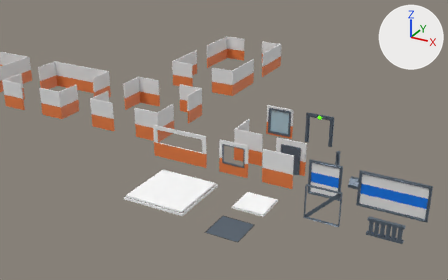
What one commit did to the glTF model assets/glTF/level_assets.glb.
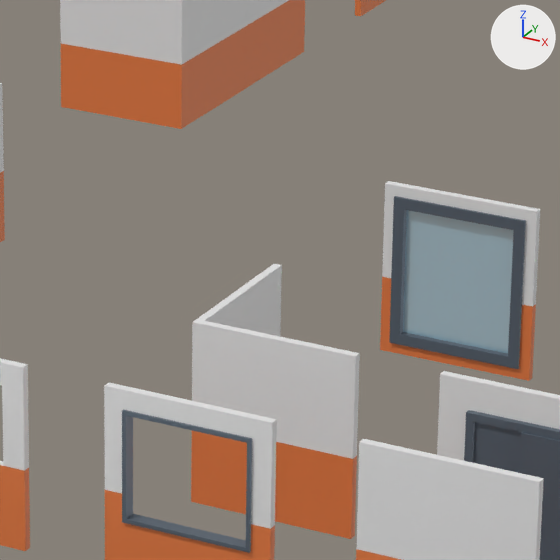
Each version is shown from a 50 mm camera at (13.39, -28.02, 17.57) aimed at (-6.82, 8.74, -0.81), then close up on the part from 45% to 66% of the width and 26% to 61% of the height. The axes (+X, +Y, +Z) are drawn at upper right. The lights are the same throughout. Where no turn or scale is listed for an object, it has been applied to the vertices.

Before the edit, the objects in view are built like this:
```python
me_cube_007 = bpy.data.meshes.new('Cube.007')
me_cube_007.from_pydata(...)  # 52 vertices, 100 faces; spans x -0.58..0.54, y -0.15..0.14, z -0.87..0.89
me_cube_007.materials.append(mat_metallic)  # blue #66727f
me_plane_001 = bpy.data.meshes.new('Plane.001')
me_plane_001.from_pydata(...)  # 48 vertices, 88 faces; spans x -1.0..1.0, y -0.07..0.17, z -1.2..1.0
# faces by material slot: [40, 20, 28]
me_plane_001.materials.append(mat_white)  # white #e7e7e7
me_plane_001.materials.append(mat_blue)  # orange #e77c41
me_plane_001.materials.append(mat_metallic)  # blue #66727f
me_plane_005 = bpy.data.meshes.new('Plane.005')
me_plane_005.from_pydata(...)  # 22 vertices, 40 faces; spans x -1.02..0.98, y -0.05..0.05, z -1.07..1.13
# faces by material slot: [20, 20]
me_plane_005.materials.append(mat_white)  # white #e7e7e7
me_plane_005.materials.append(mat_blue)  # orange #e77c41
ob_cube_002 = bpy.data.objects.new('Cube.002', me_cube_007)
ob_cube_002.location = (0.02, 5.05, 0.67)
ob_wall_001 = bpy.data.objects.new('Wall.001', me_plane_001)
ob_wall_001.location = (0.0, 5.0, 1.0)
ob_wall_003 = bpy.data.objects.new('Wall.003', me_plane_005)
ob_wall_003.location = (-5.98, 3.05, 0.87)
# also in view: 'Wall.010' at (-13.0, 20.99, 0.9); 'WallCorner' at (-3.0, 6.0, 0.9); 'Wall' at (0.0, 3.05, 0.9); 'Wall.002' at (-3.0, 3.05, 0.9); 'Wall.007' at (-3.0, 10.05, 0.9)
```
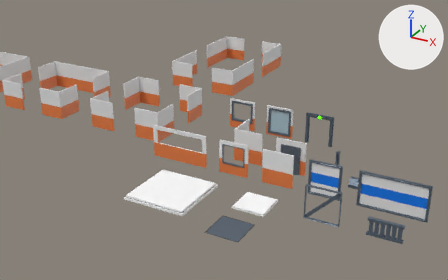
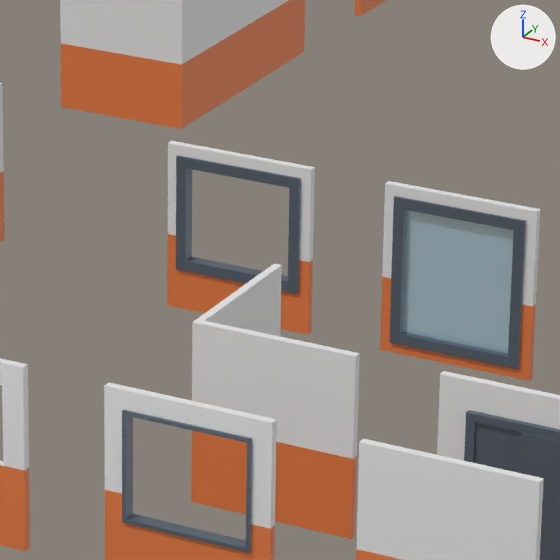
What differs and where, as boxes (x1, y1, x2, y2) in the close-ups (560 x 560 px):
'Wall.009', added
    after: (167, 141, 315, 335)
    faces in mat_metallic (blue #66727f): (176, 155, 301, 294)
    faces in mat_blue (orange #e77c41): (167, 234, 313, 335)
    faces in mat_white (white #e7e7e7): (168, 141, 315, 262)

Patch to the scene script:
```diff
--- a/assets/glTF/level_assets.glb.py
+++ b/assets/glTF/level_assets.glb.py
@@ me_plane_022 @@
+me_plane_022.from_pydata(...)  # 66 vertices, 132 faces; spans x -1.0..1.0, y -0.03..0.13, z -1.2..1.0
+# faces by material slot: [18, 18, 96]
+me_plane_022.materials.append(mat_white)  # white #e7e7e7
+me_plane_022.materials.append(mat_blue)  # orange #e77c41
+me_plane_022.materials.append(mat_metallic)  # blue #66727f
@@ ob_wall_009 @@
+ob_wall_009 = bpy.data.objects.new('Wall.009', me_plane_022)
+ob_wall_009.location = (-6.0, 10.0, 1.0)
```
